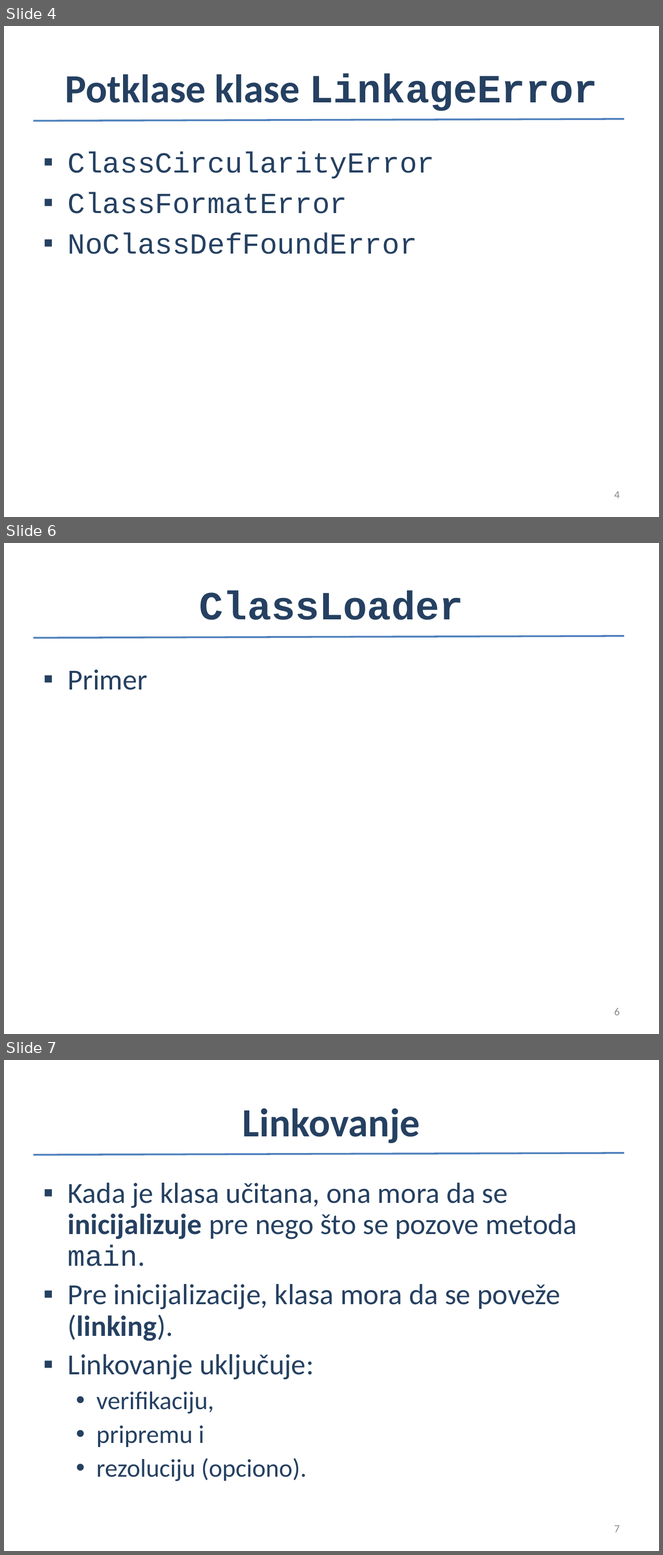
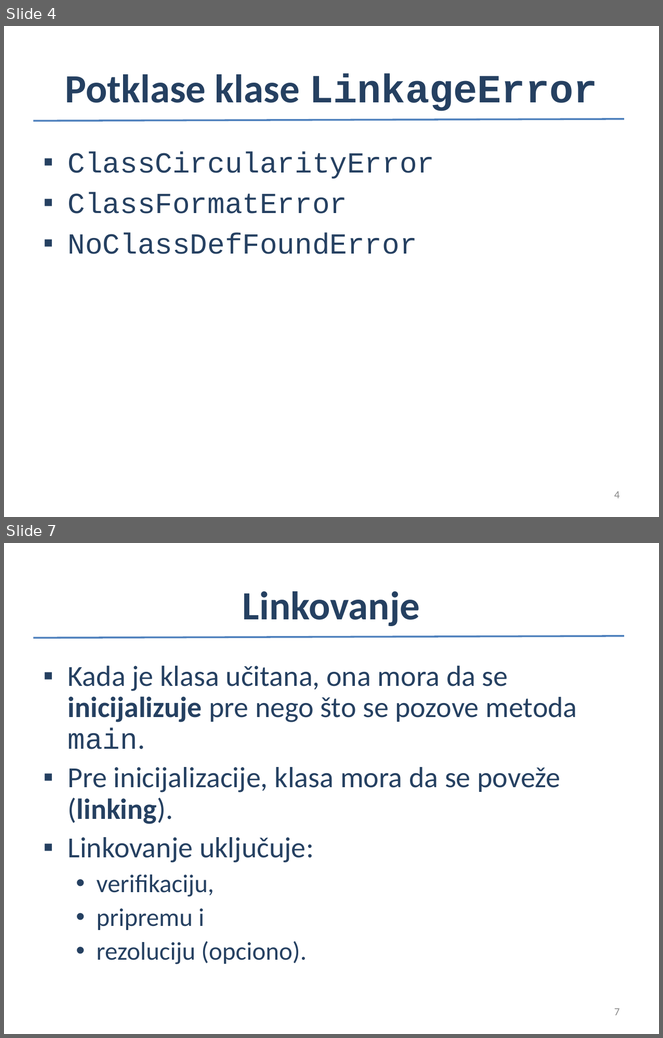
Before and after one commit to nndjov/oop2, a slide deck: 1_Izvrsavanja/1_IzvrsavanjePrograma.ppt. Shown one above the other, each under a label of ours: slides 4, 6 and 7 before the commit, slides 4 and 7 after it; the slides between them are not shown. The pictures are 663x1555 and 663x1038 pixels, drawn with LibreOffice and Linux fonts; fonts in the diff are those of the drawing. Boxes give left, top, right and bottom in pixels: in the first picture for what was removed or moved away, otherwise in the second. Text is boxed around its words. In the diff, an @@ line names an element or a change of style, - is before the commit and + after.

```diff
--- a/1_Izvrsavanja/1_IzvrsavanjePrograma.ppt
+++ b/1_Izvrsavanja/1_IzvrsavanjePrograma.ppt
@@ slide 6 removed at (x1=4, y1=543, x2=659, y2=1034), background #FFFFFF; not listed: 1 template element that a slide beside it also shows @@
@@ title removed at (x1=200, y1=590, x2=464, y2=620) @@
-ClassLoader
@@ text removed at (x1=68, y1=669, x2=148, y2=690) @@
-▪ Primer
@@ page number removed at (x1=614, y1=1008, x2=620, y2=1016) @@
-6
```
Also in this commit, not shown: 9 slides changed, 6 slides added.
